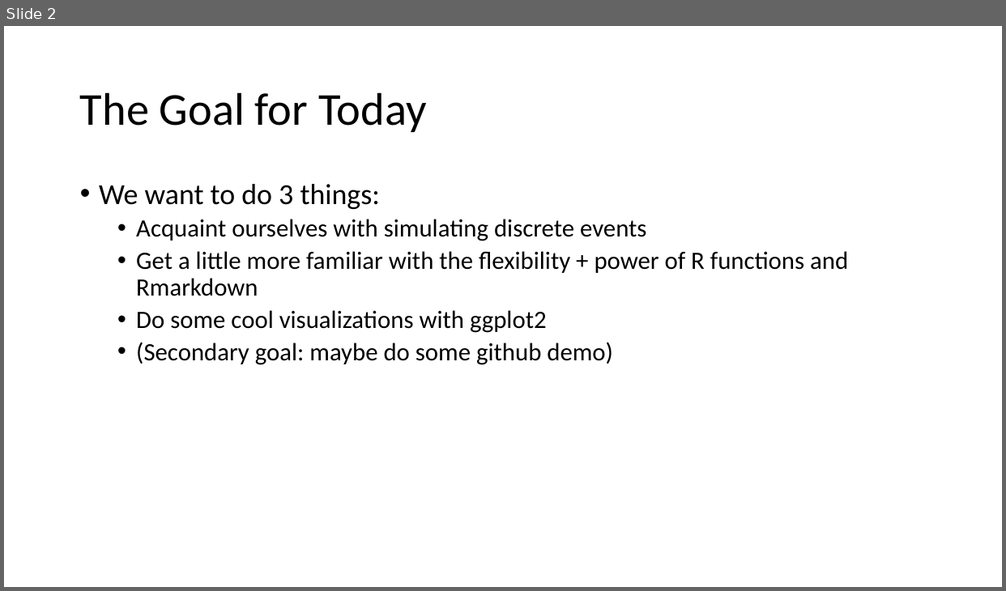
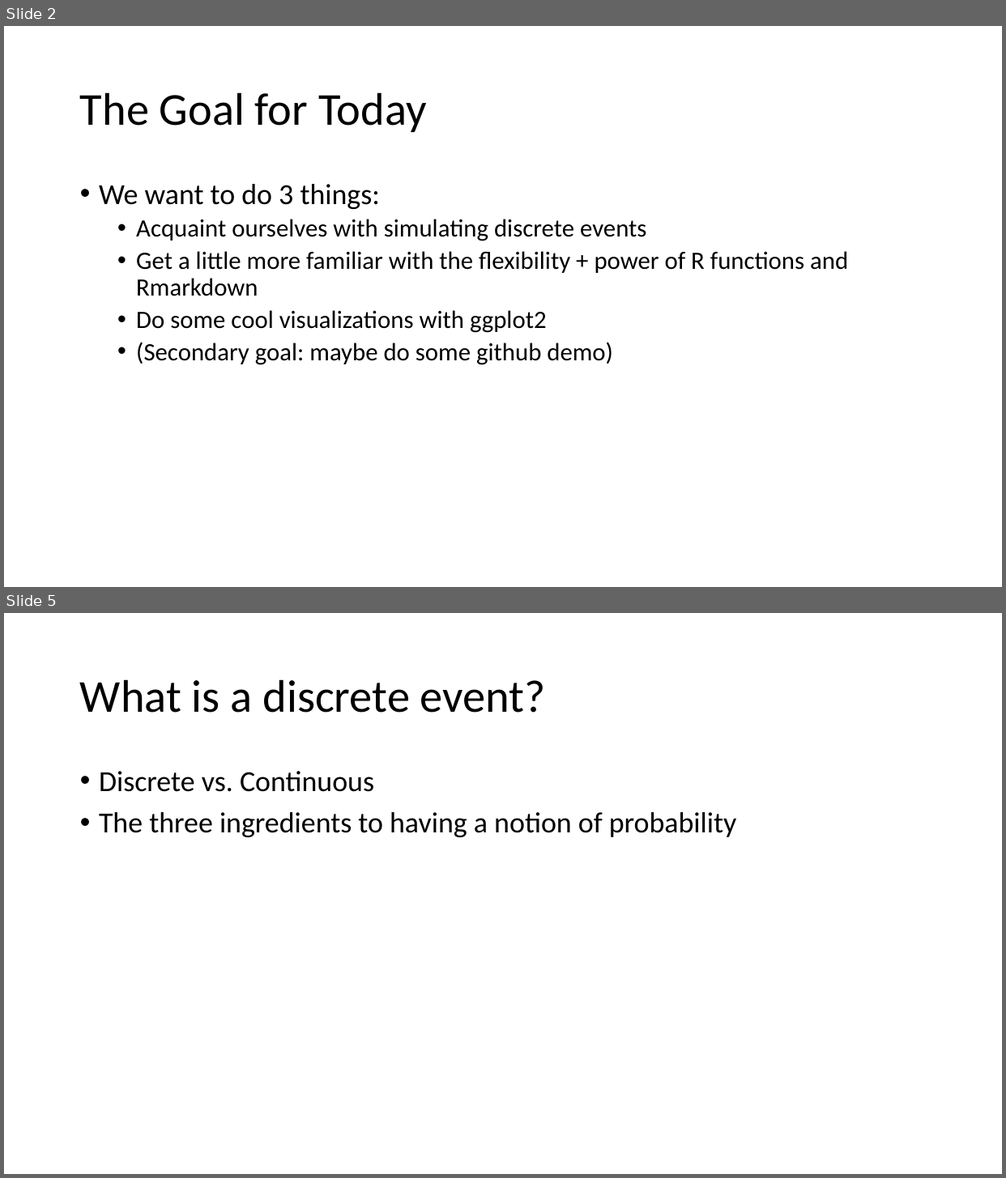
Before and after one commit to dmuratore/msmb_supplements, a slide deck: 10_28_ch1/slides/slides_ch1.pptx. Shown one above the other, each under a label of ours: slide 2 before the commit, slides 2 and 5 after it; the slides between them are not shown. The pictures are 1006x591 and 1006x1178 pixels, drawn with LibreOffice and Linux fonts; fonts in the diff are those of the drawing. Boxes give left, top, right and bottom in pixels: in the first picture for what was removed or moved away, otherwise in the second. Text is boxed around its words. In the diff, an @@ line names an element or a change of style, - is before the commit and + after.

```diff
--- a/10_28_ch1/slides/slides_ch1.pptx
+++ b/10_28_ch1/slides/slides_ch1.pptx
@@ slide 5 added at (4,613,1002,1174), background #FFFFFF @@
@@ title added at (80,679,546,713), 44 pt, text #000000 @@
+What is a discrete event?
@@ text added at (99,771,736,837), 28 pt, text #000000 @@
+• Discrete vs. Continuous
+• The three ingredients to having a notion of probability
```
Also in this commit, not shown: 8 other slides added, 1 slide removed, 1 other file.
